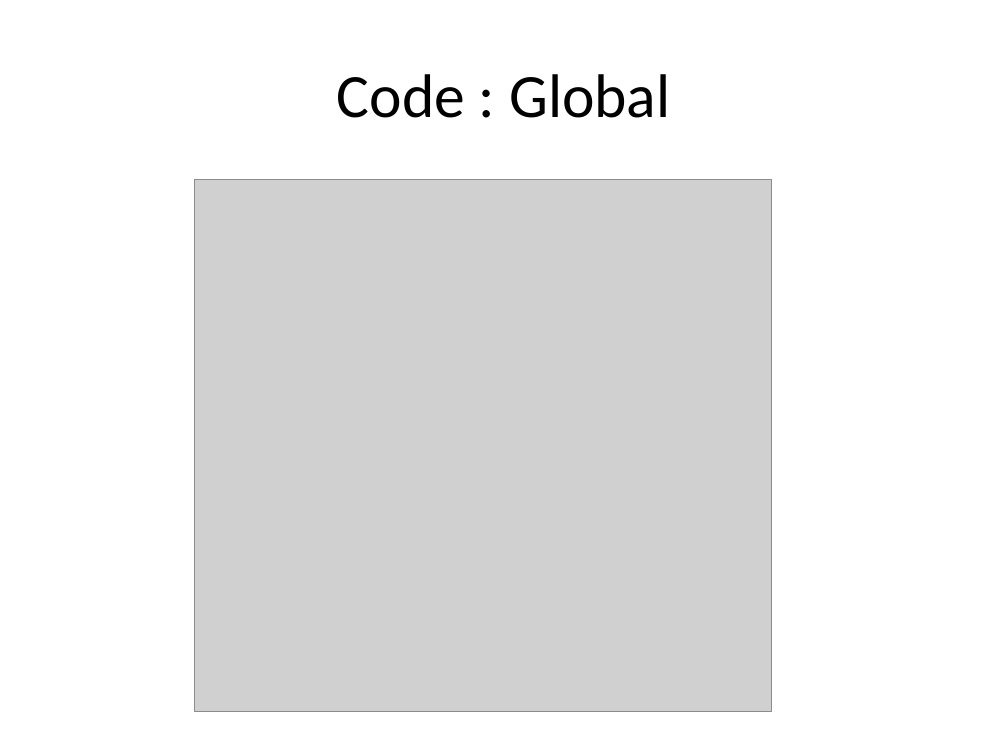
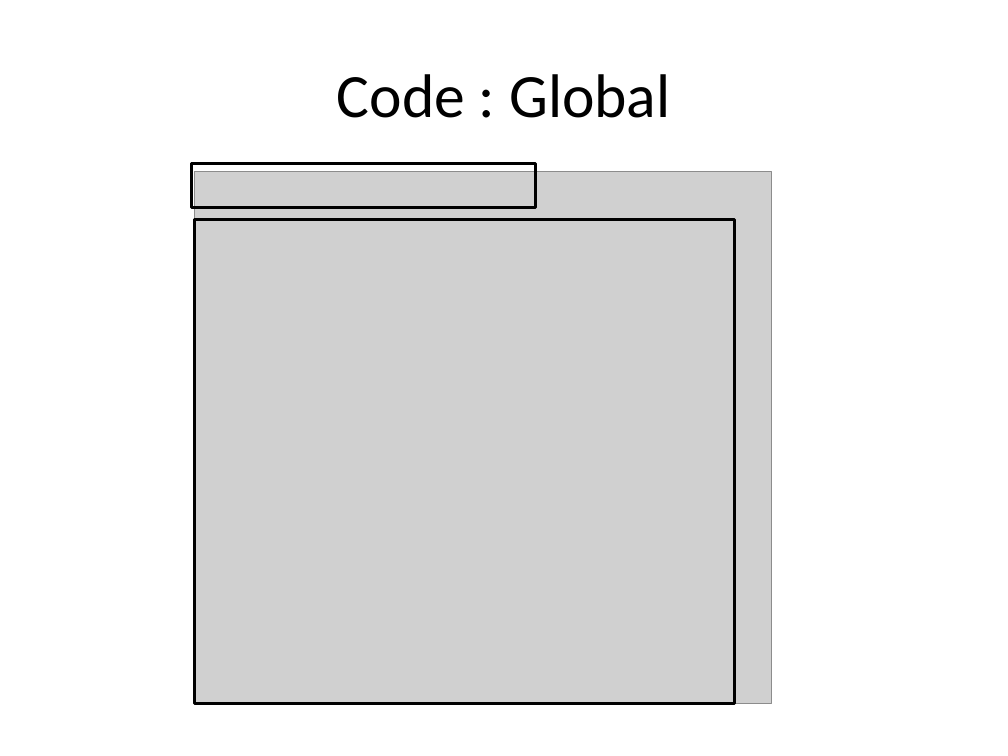
Before and after one commit to jzrlza/SmartHomePrototype, a slide deck: slide 14 of project_presentation.pptx (slide 12 before the commit). Drawn at 1008x756 pixels with LibreOffice and Linux fonts; fonts in the diff are those of the drawing; grey boxes stand for pictures. Boxes give left, top, right and bottom in pixels: in the first picture for what was removed or moved away, otherwise in the second. Text is boxed around its words. In the diff, an @@ line names an element or a change of style, - is before the commit and + after.

```diff
--- a/project_presentation.pptx
+++ b/project_presentation.pptx
@@ rectangle added at box(192, 163, 535, 207), outline #000000 2 pt @@
@@ picture: place and size @@
-picture at box(195, 179, 771, 712)
+picture at box(195, 171, 771, 704)
@@ rectangle added at box(195, 220, 734, 705), outline #000000 2 pt @@
```
Also in this commit, not shown: 9 other slides changed, 11 slides added, 8 slides removed.
